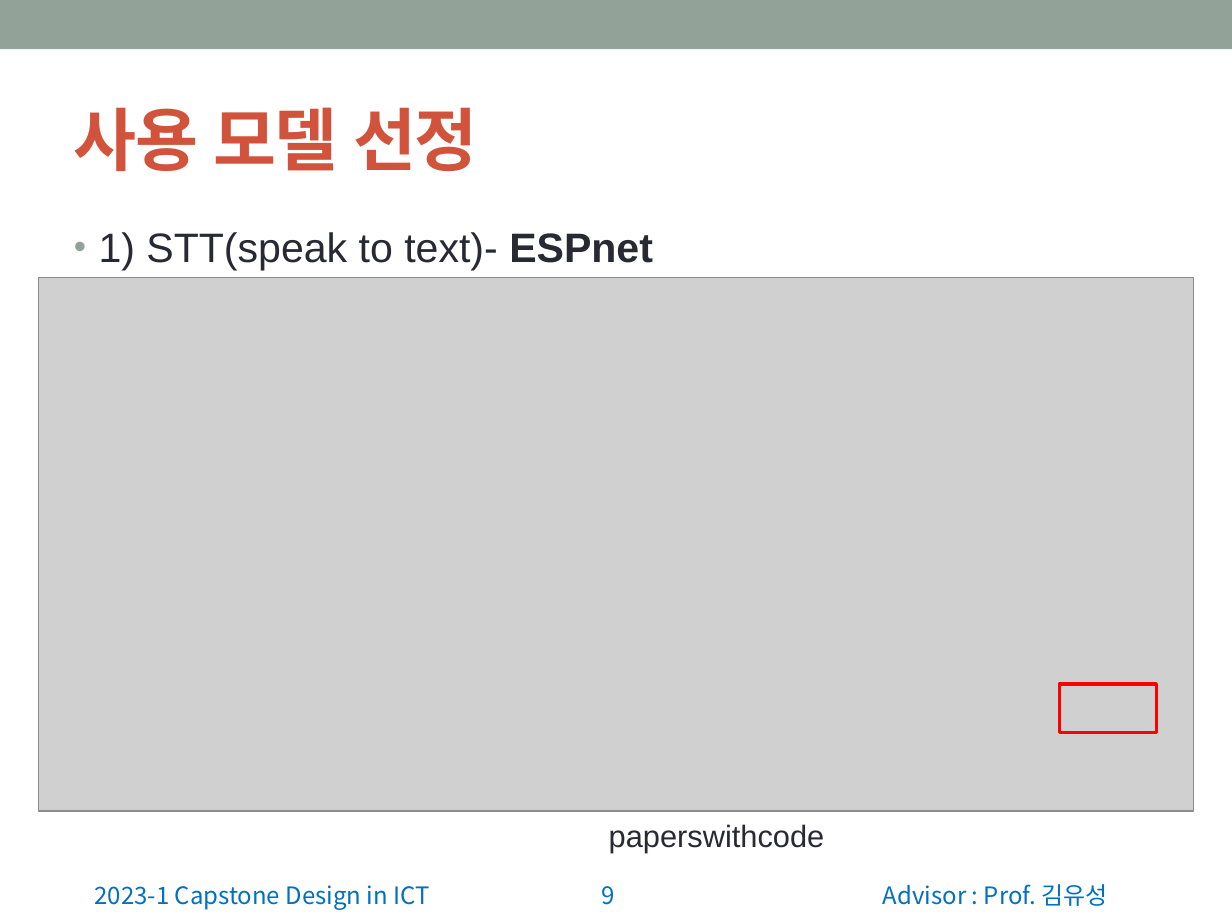
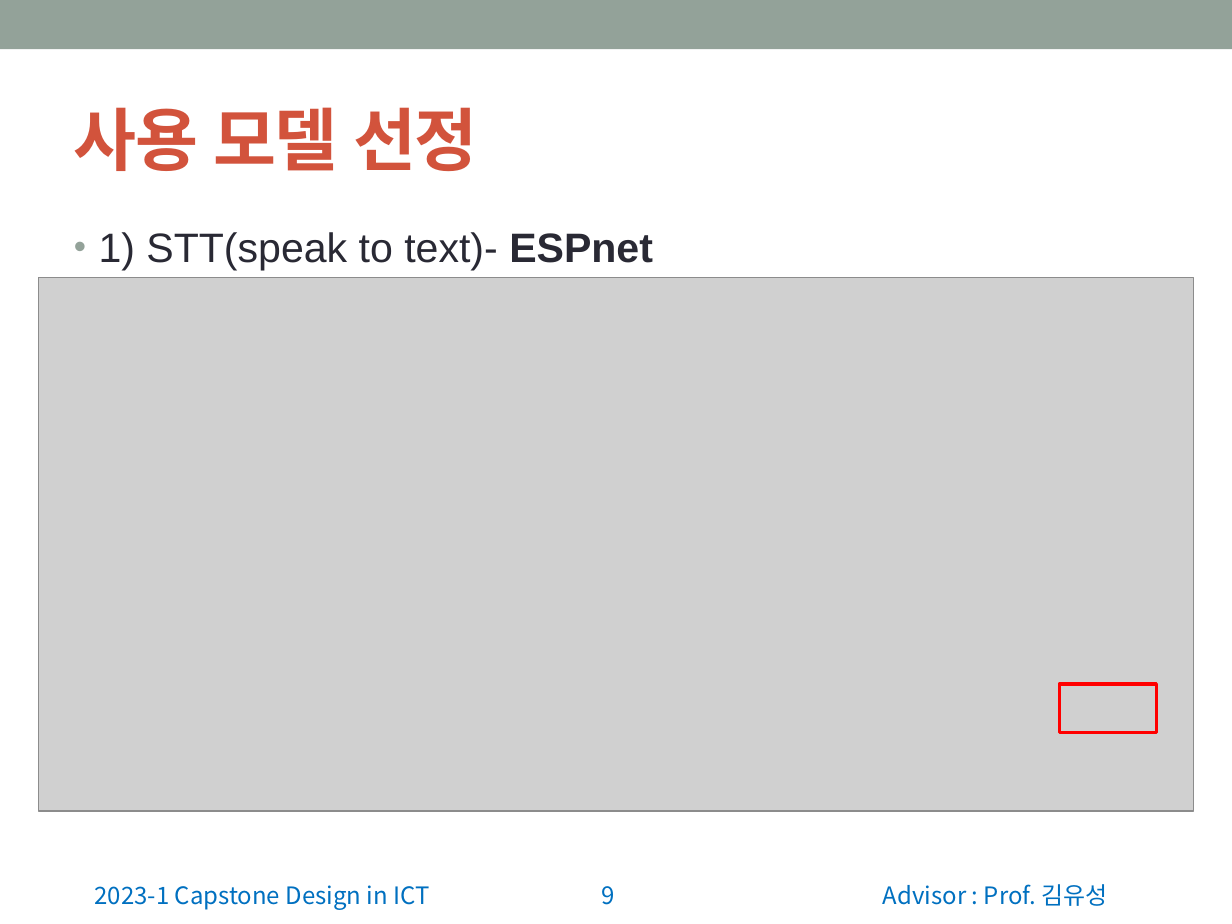
Before and after one commit to wonchul98/audio-to-summary, a slide deck: slide 9 of ppt/0403_2조_주제 발표.pptx. Drawn at 1232x924 pixels with LibreOffice and Linux fonts; fonts in the diff are those of the drawing; grey boxes stand for pictures. Boxes give left, top, right and bottom in pixels: in the first picture for what was removed or moved away, otherwise in the second. Text is boxed around its words. In the diff, an @@ line names an element or a change of style, - is before the commit and + after.

Commit message:
0403
0403

```diff
--- a/ppt/0403_2조_주제 발표.pptx
+++ b/ppt/0403_2조_주제 발표.pptx
@@ text removed at box(609, 824, 825, 853) @@
-paperswithcode
```
